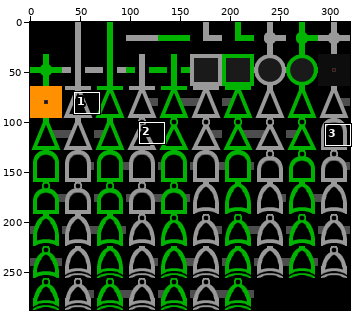
One commit to this sprite sheet: resources/texturePackNoGrid.png. The picture above shows the old version from afar; the outline marks the close-up.
Close-up. Before the commit:
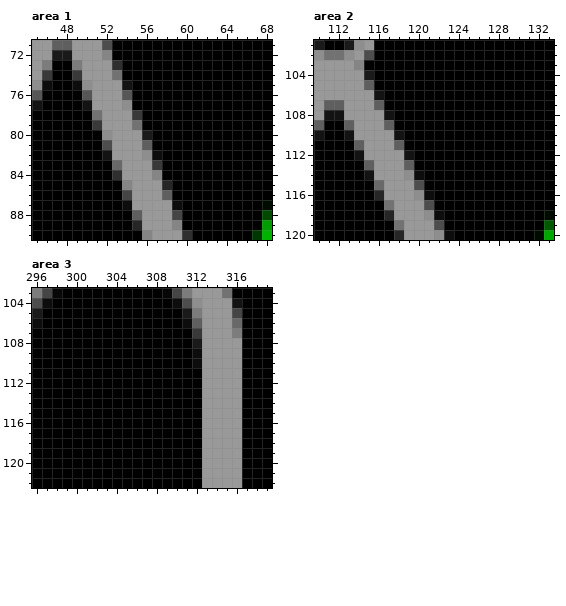
The file is 320x288 pixels. Colours within 5 levels of each other are drawn and written as one. Shown: area 1: x 45..68, y 71..90; area 2: x 110..133, y 101..120; area 3: x 296..319, y 103..122. The commit also changed other parts of the picture, which this record leaves out.
Now the later version:
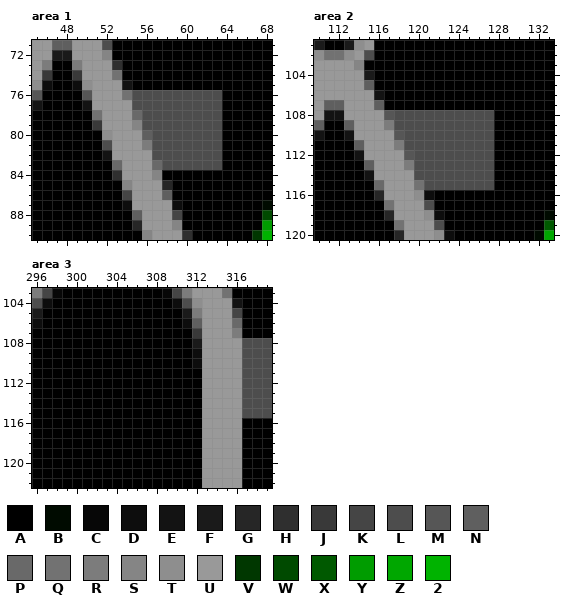
Palette (. is transparent): A #000000  B #000b00  C #070707  D #0d0d0d  E #131313  F #1a1a1a  G #262626  H #2f2f2f  J #393939  K #454545  L #4d4d4d  M #565656  N #5f5f5f  P #696969  Q #727272  R #7c7c7c  S #858585  T #8e8e8e  U #999999  V #003700  W #004a00  X #005900  Y #009c00  Z #00a700  2 #00b300
Edits made:
Changed rows in their new state; - is an unchanged pixel.
Area 1:
first column x 54:
76 QLLLLLLLLL
77 ULLLLLLLLL
78 -PLLLLLLLL
79 -SLLLLLLLL
80 --NLLLLLLL
81 --RLLLLLLL
82 --ULLLLLLL
83 ---PLLLLLL
Area 2:
first column x 117:
108 MLLLLLLLLLL
109 RLLLLLLLLLL
110 -MLLLLLLLLL
111 -RLLLLLLLLL
112 --MLLLLLLLL
113 --RLLLLLLLL
114 --ULLLLLLLL
115 ---QLLLLLLL
Area 3:
first column x 317:
108 LLL
109 LLL
110 LLL
111 LLL
112 LLL
113 LLL
114 LLL
115 LLL
Boxes around the changes in both close-ups, in picture pixels (x1, y1, x2, y2):
changed: (122, 90, 222, 170)
changed: (384, 110, 494, 190)
changed: (242, 338, 272, 418)
